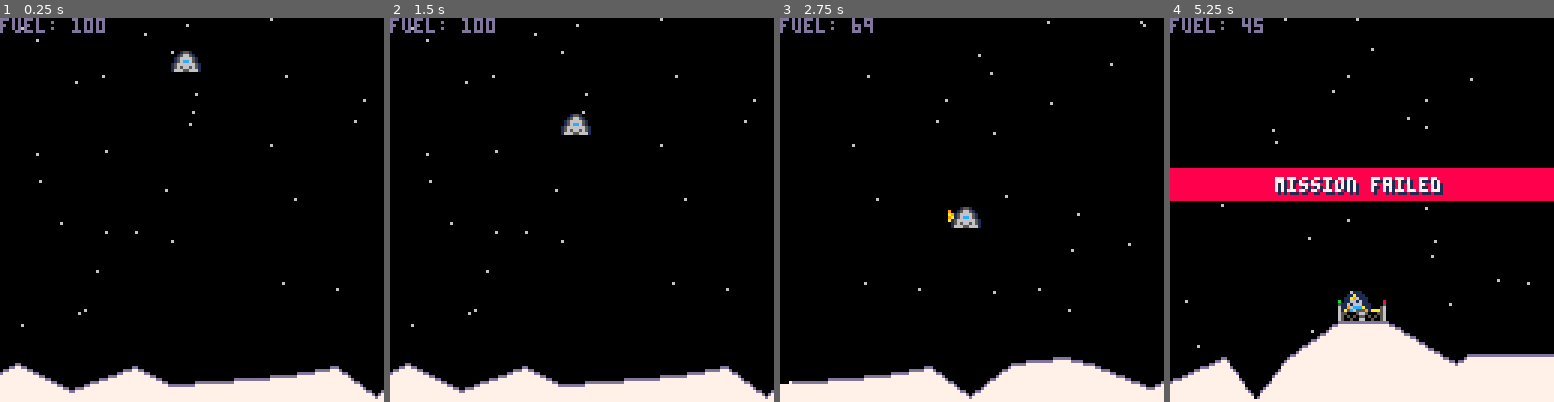
Above: before the commit, frames 1-4 (left to right).
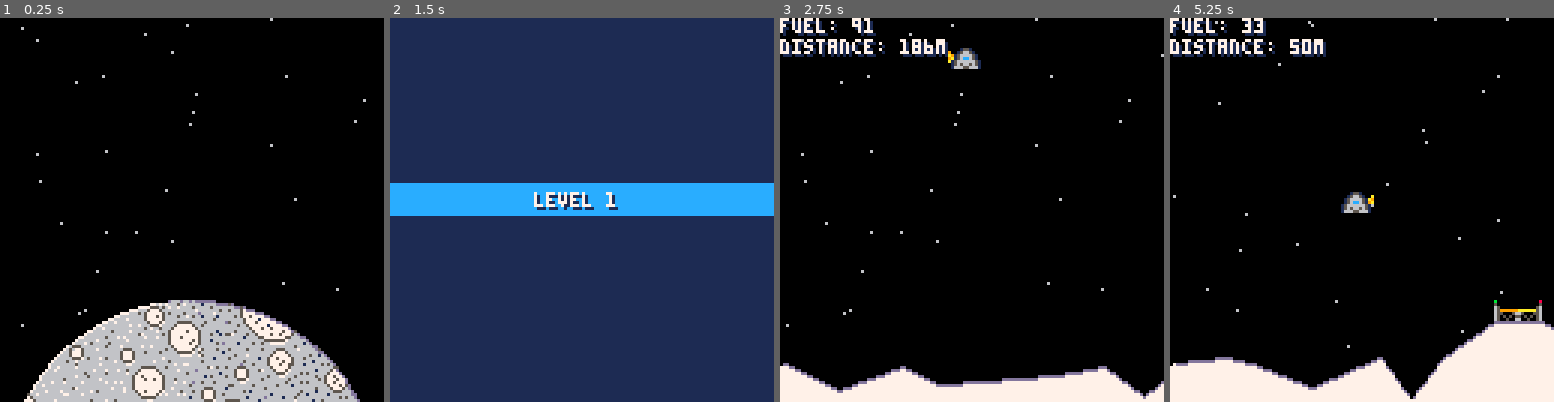
Above: after the commit, the same moments.

Repository: lewsid/moon-missions
Game: PICO-8 cartridge munlander.p8
Same seed, same stepped clock (60 frames per second), same inputs: the game is played once before the commit and once after it.
Inputs:
- Up to frame 1 (0.25 s): no input
- Up to frame 2 (1.5 s): tap X (X key) at 0.33, 1.07 s
- Up to frame 3 (2.75 s): hold Right 1.6-2.1 s; tap X (X key) at 1.85 s; hold Up 2.15-2.42 s; hold Right from 2.47 s (still down)
- Up to frame 4 (5.25 s): tap X (X key) at 2.97, 4.08, 5.2 s; release Right at 3.03 s; hold Left 3.08-3.58 s; hold Right 4.02-4.68 s; hold Up 4.73-5.03 s; hold Left from 5.08 s (still down)

The runs differ from the first frame. In frame 1, 18% of the frame differs, in the area x 0-100%, y 0-100%; in frame 2, 100%; in frame 3, 5.8%; in frame 4, 20%.

Commit message:
uncontrolled iteration

Diff:
--- a/munlander.p8
+++ b/munlander.p8
@@ -1,7 +1,7 @@
 pico-8 cartridge // http://www.pico-8.com
 version 27
 __lua__
--- mun lander alpha.0.6
+-- mun lander alpha.0.7
 -- by lewsidboi, 2020
 
 --game parameters
@@ -14,7 +14,8 @@
 start_x=58
 start_y=10
 last_edge=0
-game=nil
+game="intro"
+level=1
 
 --tables
 ship={}
@@ -23,8 +24,9 @@
 cam={}
 stars={}
 pad={}
+intro={moon_y=100}
 flag={sprite=2,drop_sprite=7}
-banner={good=11,bad=8,left=0,right=128}
+banner={intro=12,subhead=13,start,good=11,bad=8,left=0,right=128}
 
 function _init()
 	init_ship(start_x,start_y,0,.2)
@@ -36,10 +38,13 @@
 function _draw()
 	cls()
 
-	draw_pad()
-	draw_ground()
-	draw_ship()
-
+	if(game!="intro") then
+		draw_pad()
+		draw_ground()
+		draw_ship()
+	end
+
+	--stars forever
 	foreach(stars, draw_star)
 
  draw_ui()
@@ -50,14 +55,18 @@
 	seconds=frame/30
 	frame=frame+1
 
- init_ground()
- init_stars()
-
-	ship.speed=flr((ship.dy*100)/5)
-
-	control_ship()
-	move_ship()
-	check_end()
+	if(game=="intro") then
+		if(btn(❎)) then
+			game="levelintro"
+		end
+	elseif(gmae=="levelintro") then
+		init_ground()
+ 	init_stars()
+	elseif(game=="started") then
+		control_ship()
+		move_ship()
+		check_end()
+	end
 end
 -->8
 --inits
@@ -99,8 +108,6 @@
 
 	cam={x=0}
 
-	game="started"
-
 	return ship
 end
 
@@ -155,21 +162,23 @@
 --updates
 
 function control_ship()
+	ship.speed=flr((ship.dy*100)/5)
+
 	--if we are still above ground
 	if(above_ground(ship) and
 		not on_pad()) then
 		--left
-		if (btn(0) and ship.fuel > 0) then
+		if (btn(0) and ship.fuel>0) then
 			ship.dx -= thrust
 			ship.fuel -= 1
 			sfx(0)
-			if (ship.right_sprite == 19 or ship.right_sprite == 22) then
-				ship.right_sprite = 23
+			if (ship.right_sprite==19 or ship.right_sprite == 22) then
+				ship.right_sprite=23
 			else
-				ship.right_sprite = 22
+				ship.right_sprite=22
 			end
 		else
-			ship.right_sprite = 19
+			ship.right_sprite=19
 		end
 
 		--right
@@ -195,10 +204,10 @@
 			ship.fuel-=1
 			sfx(0)
 		else
-			ship.up_sprite = 3
+			ship.up_sprite=3
 		end
 	else
-		ship.dx = 0
+		ship.dx=0
 	end
 end
 
@@ -234,7 +243,7 @@
 			and not on_pad()) then
 			reset_thrust()
 		 sfx(2)
-		 game="over-okay"
+		 game="over-bad"
 		end
 	end
 
@@ -290,10 +299,51 @@
 --draws
 
 function draw_ui()
-	print("fuel: "..ship.fuel,cam.x,0,13)
-	--print("speed: "..ship.speed,cam.x,7,13)
- --print("game: "..game,cam.x,14,13)
-
+ if(game=="intro") then
+		draw_intro()
+	elseif(game=="levelintro") then
+		cls(1)
+		draw_banner(banner.intro,
+			"level "..level,48,5)
+		start_timer()
+
+		if(get_seconds()==2) then
+			game="started"
+		end
+	else
+	 draw_game()
+	end
+end
+
+function draw_intro()
+ spr(64,0,intro.moon_y,16,9)
+
+ if(intro.moon_y>70) then
+ 	intro.moon_y-=1
+	else
+		draw_banner(banner.intro,
+			"mun lander",43,-30)
+		draw_banner(banner.subhead,
+			"by smolboi games",32,-20)
+		draw_banner(banner.subhead,
+			"ver.a.0.6, 2020",33,64)
+		draw_banner(banner.start,
+		 "press ❎ to start",31,-5)
+ end
+end
+
+function draw_game()
+ --status
+	print("fuel: "..ship.fuel,
+		cam.x+1,1,1)
+	print("fuel: "..ship.fuel,
+		cam.x,0,7)
+	print("distance: "..flr(pad.x-ship.x+3).."m",
+		cam.x+1,8,1)
+	print("distance: "..flr(pad.x-ship.x+3).."m",
+		cam.x,7,7)
+
+	--handle endgame state
 	if(game=="over-good") then
  	draw_banner(banner.good,
 			"mission accomplished",25)
@@ -301,7 +351,10 @@
 		game=="over-okay") then
 		draw_banner(banner.bad,
 			"mission failed",35)
-	end
+ elseif(game=="intro") then
+ 	draw_banner(banner.intro,
+			"mun lander",35)
+ end
 end
 
 function draw_ship()
@@ -387,41 +440,142 @@
  end
 end
 
-function draw_banner(which,message,offset)
+function draw_banner(which,
+	message,offset_x,offset_y)
+	if(offset_y==nil) offset_y=0
  if(banner.left<128) then
  	banner.left+=10
  end
  if(banner.right>0) then
  	banner.right-=10
  end
-	rectfill(cam.x,50,
-  cam.x+banner.left,55,which)
- rectfill(cam.x+128,55,
- 	cam.x+banner.right,60,which)
+	rectfill(cam.x,50+offset_y,
+  cam.x+banner.left,55+offset_y,which)
+ rectfill(cam.x+128,55+offset_y,
+ 	cam.x+banner.right,60+offset_y,which)
 
 	if(banner.left>=128) then
-		print(message,cam.x+offset+1,54,1)
- 	print(message,cam.x+offset,53,7)
-	end
-end
-…(21 lines of a section not shown)…
+		print(message,cam.x+offset_x+1,
+			54+offset_y,1)
+ 	print(message,cam.x+offset_x,
+ 		53+offset_y,7)
+	end
+end
+-->8
+--helpers
+
+timer={start=0,seconds=0}
+
+function reset_timer()
+	timer.start=0
+end
+
+function start_timer()
+ if(timer.start==0) timer.start=seconds
+end
+
+function get_seconds()
+	timer.seconds=seconds-timer.start
+	return timer.seconds
+end
+…(101 lines of a section not shown)…
Not shown, changed: 91 lines of the sprite sheet (__gfx__) section of munlander.p8
